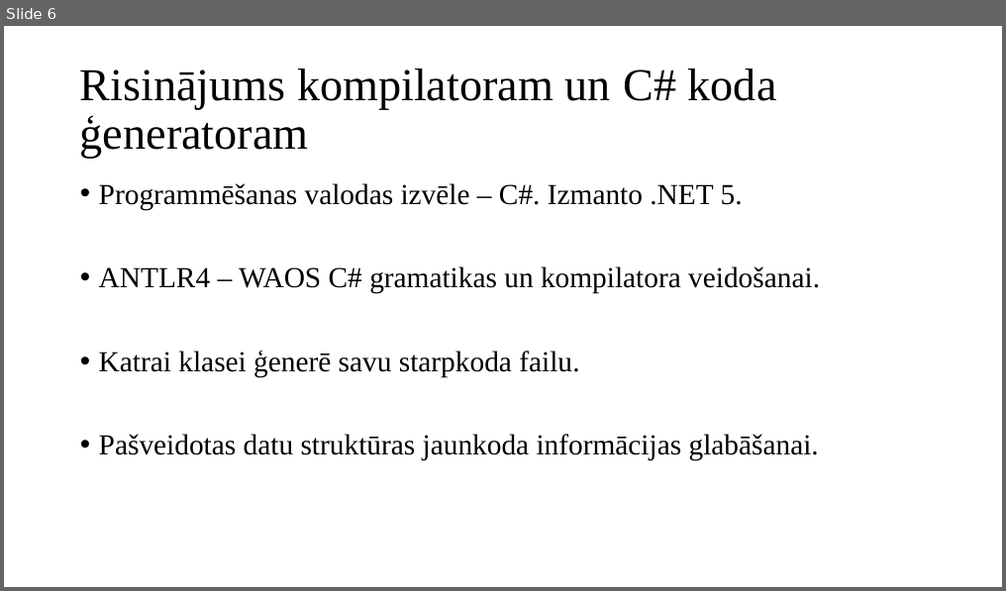
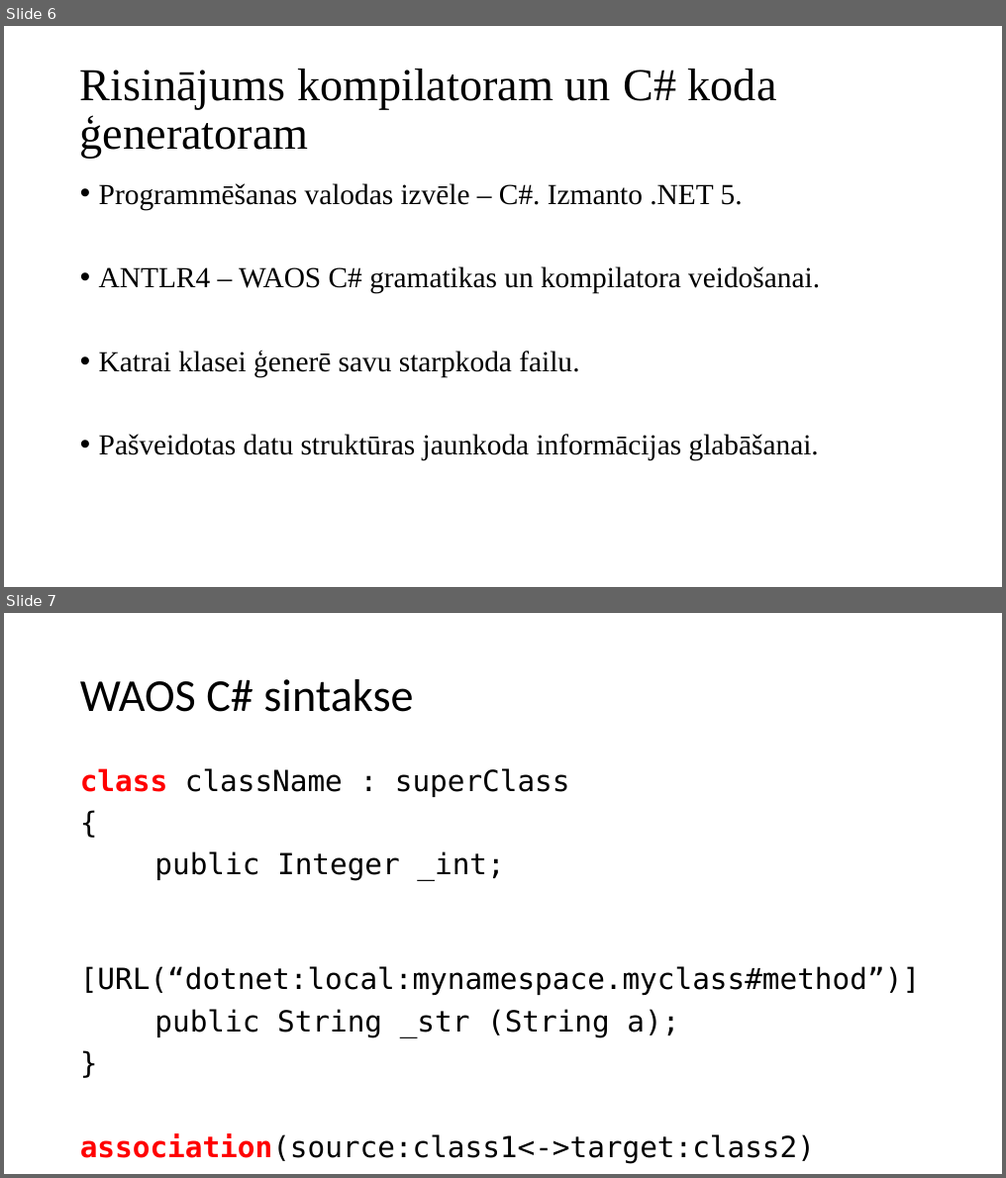
Before and after one commit to artiks12/webAppOS, a slide deck: src/Qualification project/Documentation/Garbage/Prezentācija_ap19122.pptx. Shown one above the other, each under a label of ours: slide 6 before the commit, slides 6 and 7 after it. The pictures are 1006x591 and 1006x1178 pixels, drawn with LibreOffice and Linux fonts; fonts in the diff are those of the drawing. Boxes give left, top, right and bottom in pixels: in the first picture for what was removed or moved away, otherwise in the second. Text is boxed around its words. In the diff, an @@ line names an element or a change of style, - is before the commit and + after.

```diff
--- a/src/Qualification project/Documentation/Garbage/Prezentācija_ap19122.pptx
+++ b/src/Qualification project/Documentation/Garbage/Prezentācija_ap19122.pptx
@@ slide 7 added at [4, 613, 1002, 1174], background #FFFFFF @@
@@ title added at [80, 679, 413, 712], 44 pt, text #000000 @@
+WAOS C# sintakse
@@ text added at [80, 768, 920, 1163], 28 pt, text #000000 @@
+class className : superClass
+{
+public Integer _int;
+[URL(“dotnet:local:mynamespace.myclass#method”)]
+public String _str (String a);
+}
+association(source:class1<->target:class2)
```
Also in this commit, not shown: 3 slides changed, 1 other slide added, 15 other files.
